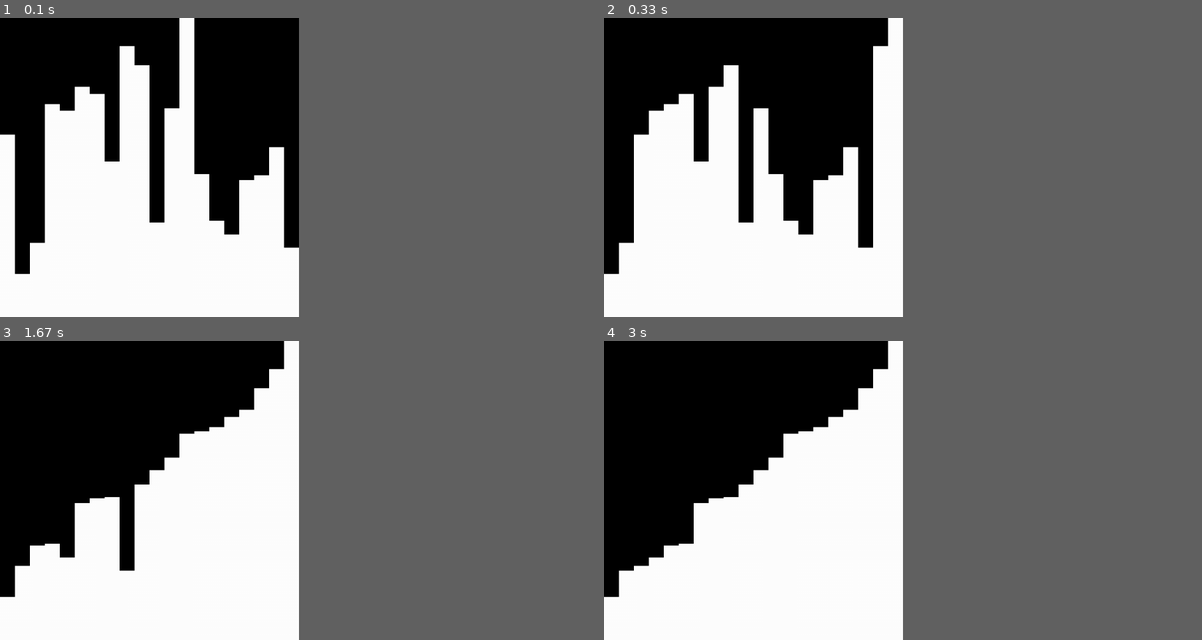
Above: before the commit, frames 1-4 (two rows, left to right).
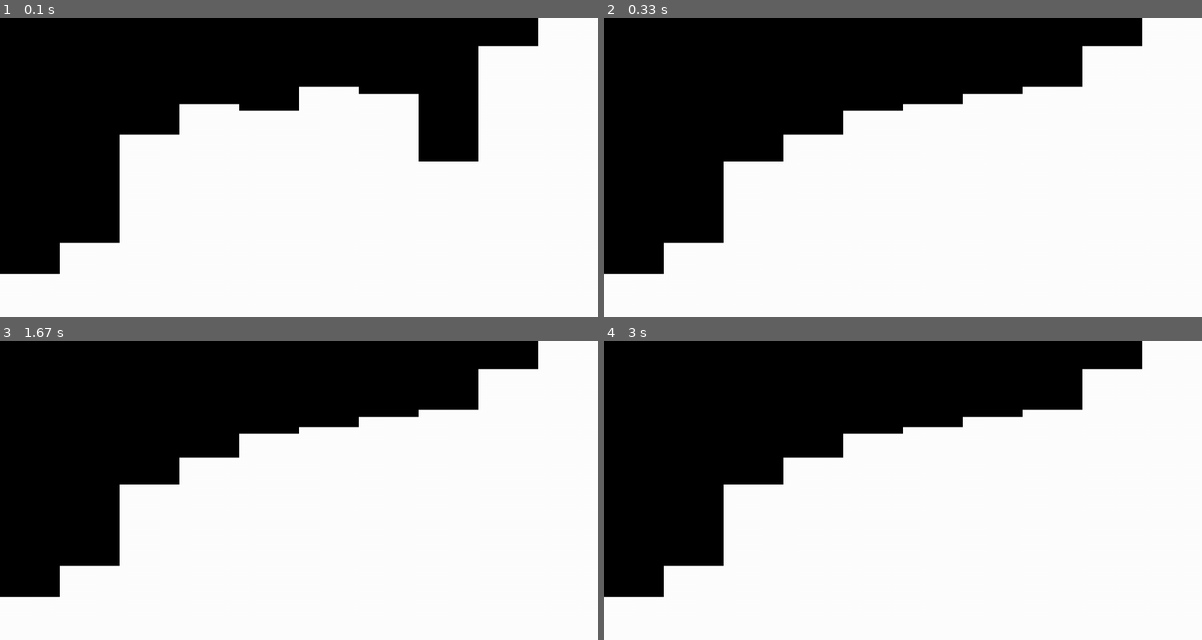
Above: after the commit, the same moments.

Repository: benwoo1110/A-List-of-Sorts
Game: pygame game, started from Algorithms/bubblesort.py
Two runs of this game, one before a commit and one after it. Both use one fixed random seed, a clock stepped at 60 frames per second and the inputs below.
Inputs:
- Up to frame 1 (0.1 s): no input
- Up to frame 2 (0.33 s): no input
- Up to frame 3 (1.67 s): no input
- Up to frame 4 (3 s): no input
In our replay, the window is 450x450 before the commit and 900x450 after it. These sizes can differ from the game's own. Grey fills any space a smaller window leaves; there, only what the larger window draws over its background counts as a difference.

The runs differ from the first frame. In frame 1, 26% of the frame differs, in the area x 0-90%, y 0-86%; in frame 2, 23%; in frame 3, 16%; in frame 4, 14%.

Commit message:
quicksort is done

Diff:
--- a/Algorithms/bubblesort.py
+++ b/Algorithms/bubblesort.py
@@ -3,7 +3,7 @@
 
 #Initializing the window
 pygame.init()
-size = (500,500)
+size = (1000,500)
 window = pygame.display.set_mode((size))
 pygame.display.set_caption("Bubble-Sort Visualization")
 black = pygame.Color(0,0,0)
@@ -11,56 +11,40 @@
 
 #Declaring Variables
 heightList = []
-listLength = 20
-isSorted = False
-sortedCount = 0
-trackInt = 0
+listLength = 10
 
 #coordinate for drawing
-xList,y,w = [],0,500/listLength
-tmpX = 0
+xList,y,w = [],0,size[0]/listLength
 
 #Creating all the random numbers
 for i in range(listLength):
     heightList.append(randint(0,500))
-    xList.append(tmpX)
-    tmpX += w
+    xList.append(w*i)
 
-#Actually Displaying the window
+#Displaying bars on the window
 def draw():
     global xList,y,heightList
     for i in range(listLength):
         pygame.draw.rect(window, white, (xList[i],500-heightList[i],w,heightList[i]), 0)
 
 #Algorithm
+for i in range(listLength-1, 0, -1):
+    for j in range(i):
+        window.fill(black)
+
+        if heightList[j] > heightList[j+1]:
+            heightList[j], heightList[j+1] = heightList[j+1], heightList[j]
+
+        draw()
+        pygame.display.update()
+        pygame.time.Clock().tick(10000000000000000)
+
+        for event in pygame.event.get():
+            if event.type == pygame.QUIT:
+                pygame.quit()
+
+#Sort ended
 while True:
-    window.fill(black)
-
-    #the point needs to reset, hence:
-    if trackInt == listLength-1:
-        trackInt = 0
-
-    #Condition once everything is done
-    if sortedCount > listLength and isSorted == False:
-        #sorted count will go to or listlength
-        print("Sorted!")
-        print(heightList)
-        isSorted = True
-
-    if heightList[trackInt] > heightList[trackInt+1] and isSorted == False:
-        tmp = heightList[trackInt+1]
-        heightList[trackInt+1],heightList[trackInt] = heightList[trackInt],tmp
-        sortedCount = 0
-        trackInt += 1
-
-    else:
-        sortedCount += 1
-        trackInt += 1
-
-
-    draw()
-    pygame.display.update()
-    pygame.time.Clock().tick(100000000000)
     for event in pygame.event.get():
         if event.type == pygame.QUIT:
             pygame.quit()
--- /dev/null
+++ b/Algorithms/without animations /quickSort.py
@@ -0,0 +1,59 @@
+'''
+This is easy to understand
+But hard to implement so imma just comment
+'''
+
+
+def quickSort(Arr):
+   quickSortHelper(Arr,0,len(Arr)-1)
+
+def quickSortHelper(Arr,first,last):
+   if first<last:
+
+       #Its going to Partiition
+       splitpoint = partition(Arr,first,last)
+
+       #Basically, per iteration you are running it  split into 2. So it does it for the
+       #beofre and after the Partition
+       quickSortHelper(Arr,first,splitpoint-1)
+       quickSortHelper(Arr,splitpoint+1,last)
+
+def partition(Arr,first,last):
+   #set a pivot value, in our case at the start
+   pivotvalue = Arr[first]
+
+   #ensure that the border when swapping arround stuff, is right of the
+   border = first+1
+   end = last
+   isCompleted = False
+
+   while not isCompleted:
+
+       #Basically this is once everythin is sorted and it begins to move forward to sort everything else
+       while border <= end and Arr[border] <= pivotvalue:
+           border = border + 1
+
+       #Same thing as above but documentation
+       while Arr[end] >= pivotvalue and end >= border:
+           end = end -1
+
+       #this is bascially once everything after the border, which in the end gos to the end, is smaller
+       if end < border:
+           isCompleted = True
+
+       #if not it swaps
+       else:
+           temp = Arr[border]
+           Arr[border] = Arr[end]
+           Arr[end] = temp
+
+
+   #it swaps again
+   Arr[first] = Arr[end]
+   Arr[end] = temp
+
+   return end
+
+Arr = [54,26,93,17,77,31,44,55,20]
+quickSort(Arr)
+print(Arr)
--- a/Algorithms/without animations /recursiveWOAnitmation.py
+++ /dev/null
@@ -1,35 +0,0 @@
-from random import randint
-
-#Adding Stuff Now
-Arr = []
-# for i in range(10):
-#     Arr.append(randint(0, 500))
-# print(Arr)
-Arr = [166, 226, 238, 328, 392, 465, 68, 59, 273, 123]
-
-
-#Function
-def quickSort(Arr, border=0, pivotIndex=0, end=len(Arr), isAllDone=False):
-    pivotValue = Arr[0]
-    operations(Arr, pivotValue, border, pivotIndex, end, start=pivotIndex, isSolved=False)
-    return(Arr)
-
-#Operations when finding out stuff?
-def operations(Arr, pivotValue, border, pivotIndex, end, start, isSolved):
-    for i in range(start+1, end):
-        if Arr[i] < pivotValue:
-            Arr.insert(border+1, Arr.pop(i))
-            border+=1
-    print(Arr)
-    Arr.insert(border, Arr.pop(pivotIndex))
-    end = border
-
-
-
-
-
-
-
-
-#Output Statement
-print(quickSort(Arr))
Not shown, added: Algorithms/without animations /README.md
Not shown, changed: README.md
Not shown, removed: Algorithms/docs/.DS_Store
Not shown, changed: qiskit-vscode-log.out
